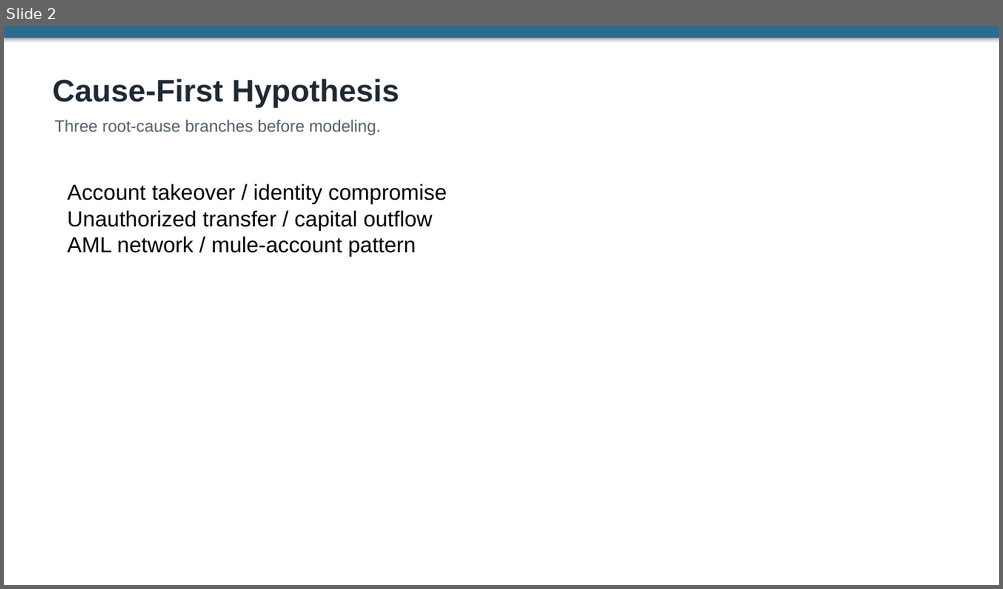
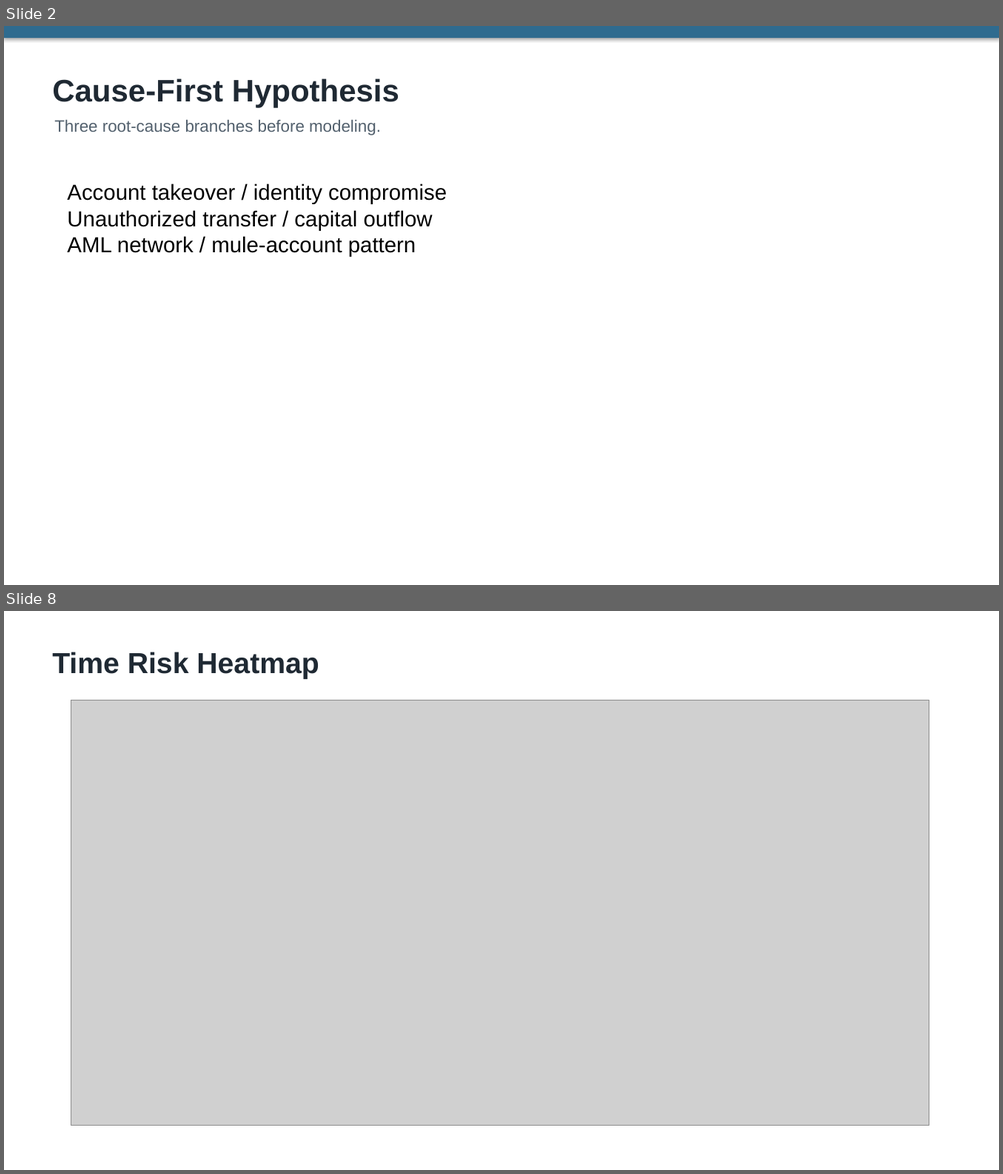
Before and after one commit to sonson0910/Fraud_Anomaly_Detection, a slide deck: report/final_slide_deck.pptx. Shown one above the other, each under a label of ours: slide 2 before the commit, slides 2 and 8 after it; the slides between them are not shown. The pictures are 1003x589 and 1003x1174 pixels, drawn with LibreOffice and Linux fonts; fonts in the diff are those of the drawing; grey boxes stand for pictures. Boxes give left, top, right and bottom in pixels: in the first picture for what was removed or moved away, otherwise in the second. Text is boxed around its words. In the diff, an @@ line names an element or a change of style, - is before the commit and + after.

```diff
--- a/report/final_slide_deck.pptx
+++ b/report/final_slide_deck.pptx
@@ slide 8 added at [4, 611, 999, 1170], background #FFFFFF @@
@@ text added at [52, 652, 318, 679], 28 pt, text #1F2933, bold @@
+Time Risk Heatmap
@@ picture added at [71, 701, 929, 1126] @@
```
Also in this commit, not shown: 3 slides changed, 4 other slides added, 38 other files.
